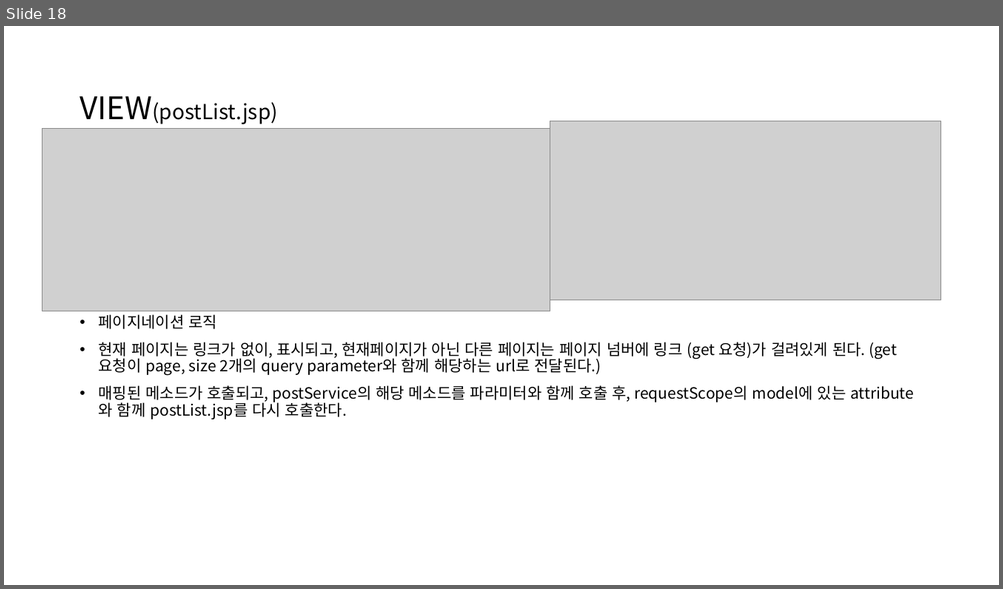
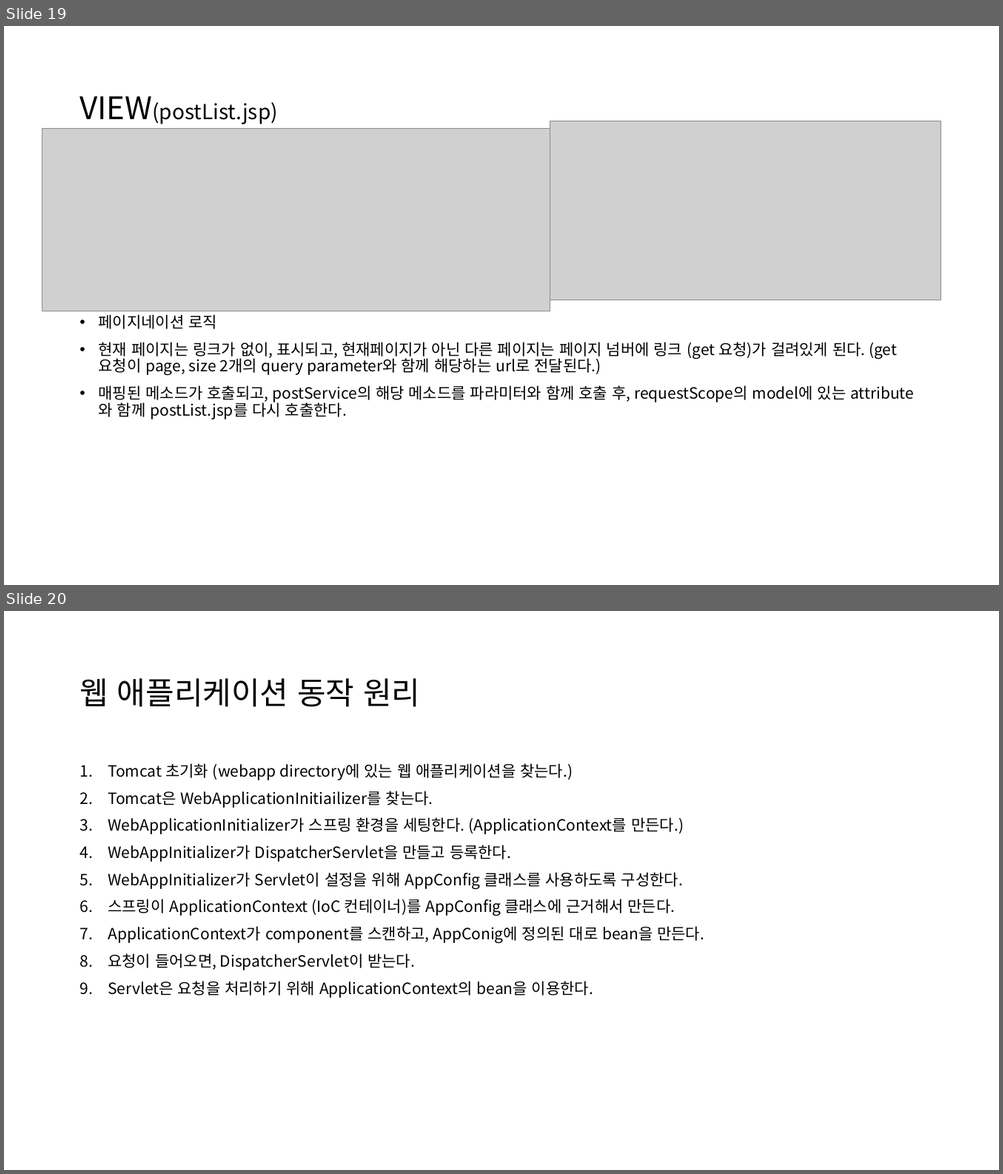
Before and after one commit to kdw1437/SpringHomework_BackEnd, a slide deck: 스프링 게시판 만들기_240821.pptx. Shown one above the other, each under a label of ours: slide 18 before the commit, slides 19 and 20 after it. The pictures are 1003x589 and 1003x1174 pixels, drawn with LibreOffice and Linux fonts; fonts in the diff are those of the drawing; grey boxes stand for pictures. Boxes give left, top, right and bottom in pixels: in the first picture for what was removed or moved away, otherwise in the second. Text is boxed around its words. In the diff, an @@ line names an element or a change of style, - is before the commit and + after.

```diff
--- a/스프링 게시판 만들기_240821.pptx
+++ b/스프링 게시판 만들기_240821.pptx
@@ slide 20 added at box(4, 611, 999, 1170), background #FFFFFF @@
@@ title added at box(79, 678, 420, 707), 30 pt, text #000000 @@
+웹 애플리케이션 동작 원리
@@ text added at box(108, 763, 704, 998), 15 pt, text #000000 @@
+1. Tomcat 초기화 (webapp directory에 있는 웹 애플리케이션을 찾는다.)
+2. Tomcat은 WebApplicationInitiailizer를 찾는다.
+3. WebApplicationInitializer가 스프링 환경을 세팅한다. (ApplicationContext를 만든다.)
+4. WebAppInitializer가 DispatcherServlet을 만들고 등록한다.
+5. WebAppInitializer가 Servlet이 설정을 위해 AppConfig 클래스를 사용하도록 구성한다.
+6. 스프링이 ApplicationContext (IoC 컨테이너)를 AppConfig 클래스에 근거해서 만든다.
+7. ApplicationContext가 component를 스캔하고, AppConig에 정의된 대로 bean을 만든다.
+8. 요청이 들어오면, DispatcherServlet이 받는다.
+9. Servlet은 요청을 처리하기 위해 ApplicationContext의 bean을 이용한다.
@@ what was slide 18 is now slide 19 @@
```
Also in this commit, not shown: 1 slide changed, 3 other slides added, 1 slide removed.
